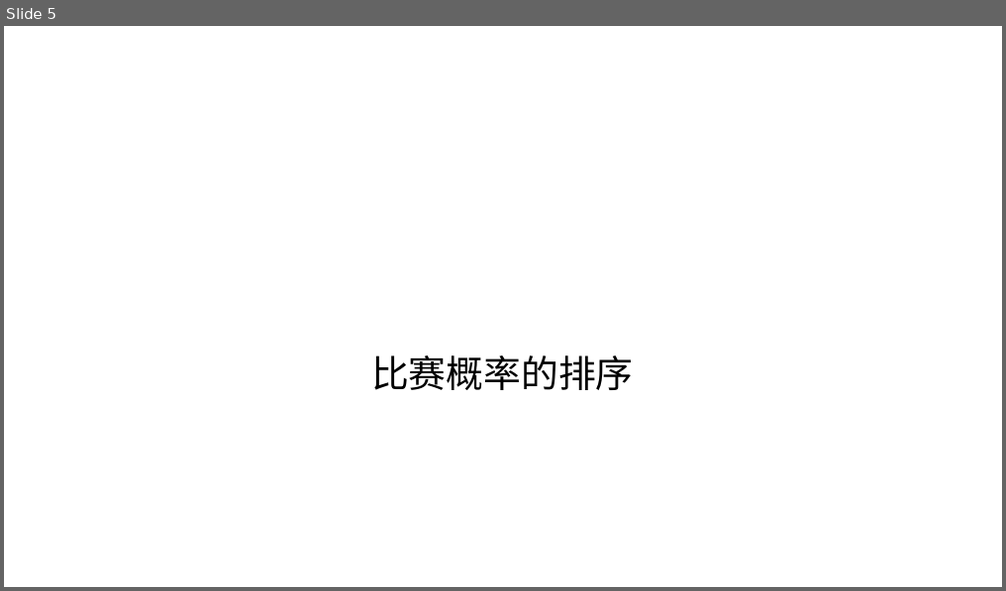
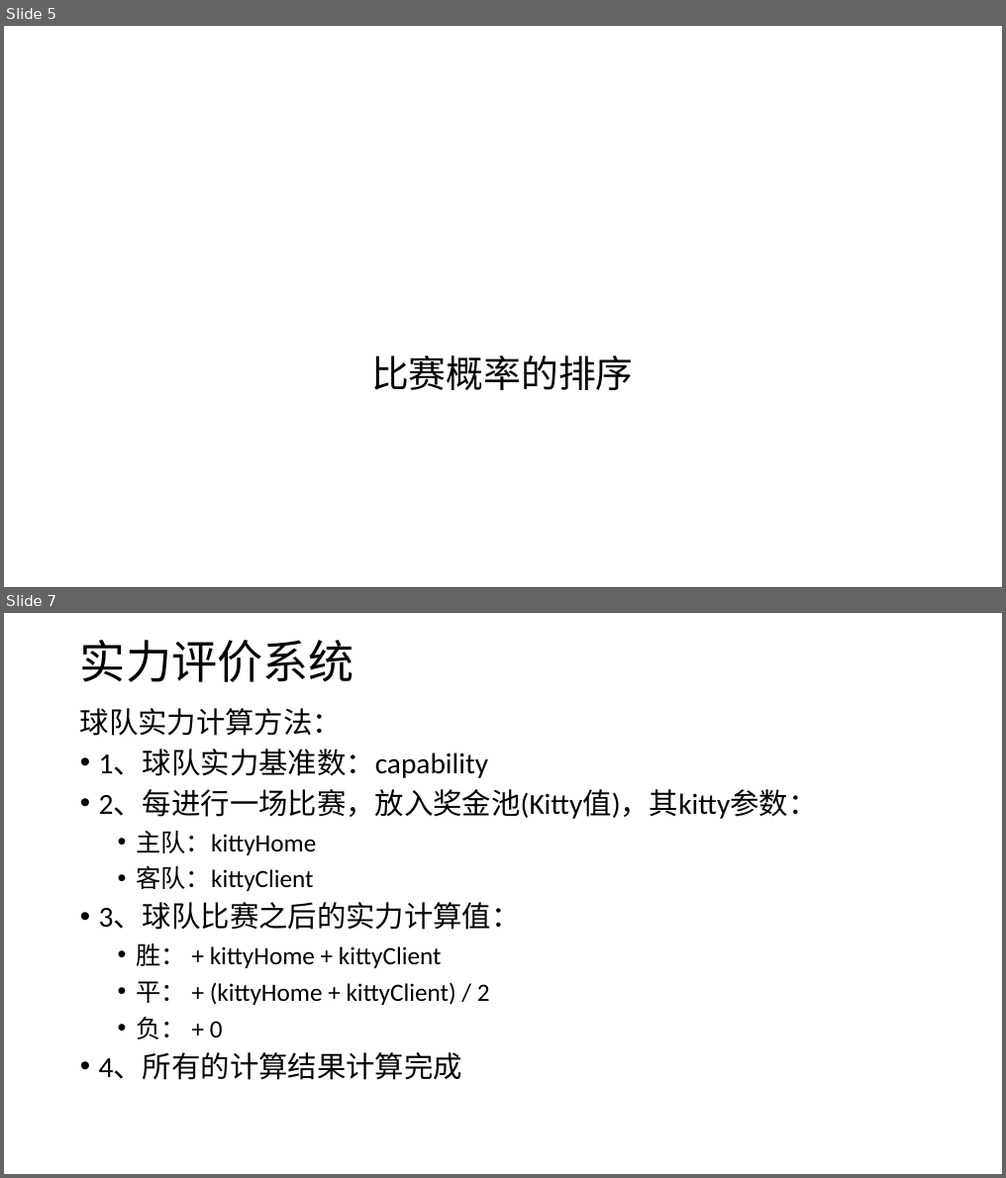
Before and after one commit to dsjzzwdy0/Soccer-web, a slide deck: 设计文档/设计图纸.pptx. Shown one above the other, each under a label of ours: slide 5 before the commit, slides 5 and 7 after it; the slides between them are not shown. The pictures are 1006x591 and 1006x1178 pixels, drawn with LibreOffice and Linux fonts; fonts in the diff are those of the drawing. Boxes give left, top, right and bottom in pixels: in the first picture for what was removed or moved away, otherwise in the second. Text is boxed around its words. In the diff, an @@ line names an element or a change of style, - is before the commit and + after.

```diff
--- a/设计文档/设计图纸.pptx
+++ b/设计文档/设计图纸.pptx
@@ slide 7 added at [4,613,1002,1174], background #FFFFFF @@
@@ text added at [80,640,354,682], 44 pt, text #000000 @@
+实力评价系统
@@ text added at [80,708,818,1080], 28 pt, text #000000 @@
+球队实力计算方法：
+• 1、球队实力基准数：capability
+• 2、每进行一场比赛，放入奖金池(Kitty值)，其kitty参数：
+  • 主队：kittyHome
+  • 客队：kittyClient
+• 3、球队比赛之后的实力计算值：
+  • 胜： + kittyHome + kittyClient
+  • 平： + (kittyHome + kittyClient) / 2
+  • 负： + 0
+• 4、所有的计算结果计算完成
```
Also in this commit, not shown: 1 other slide added, 6 other files.
